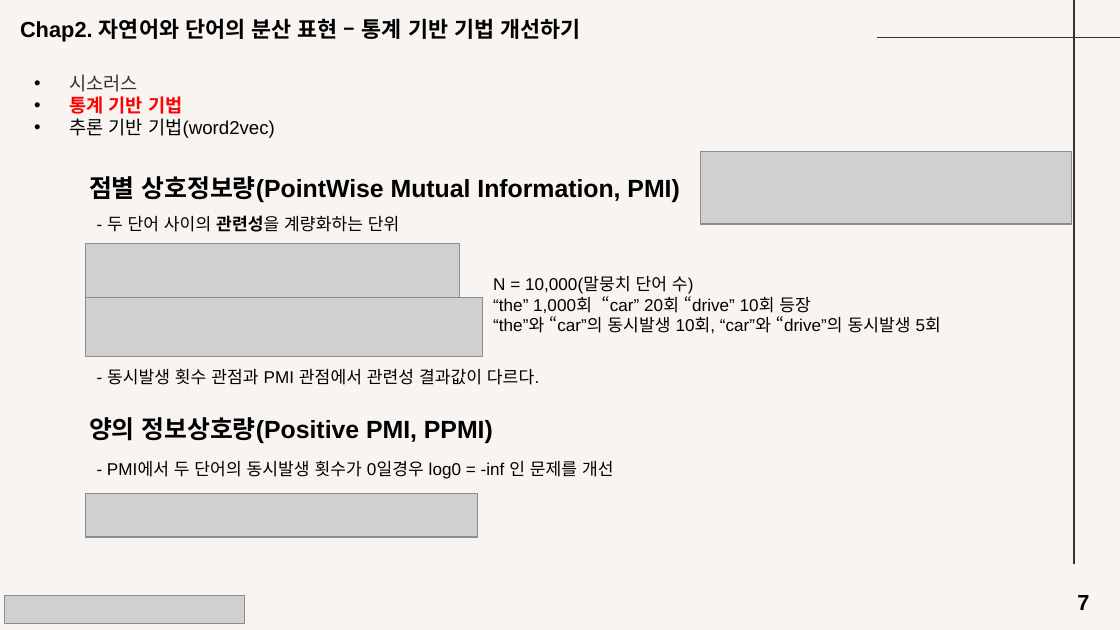
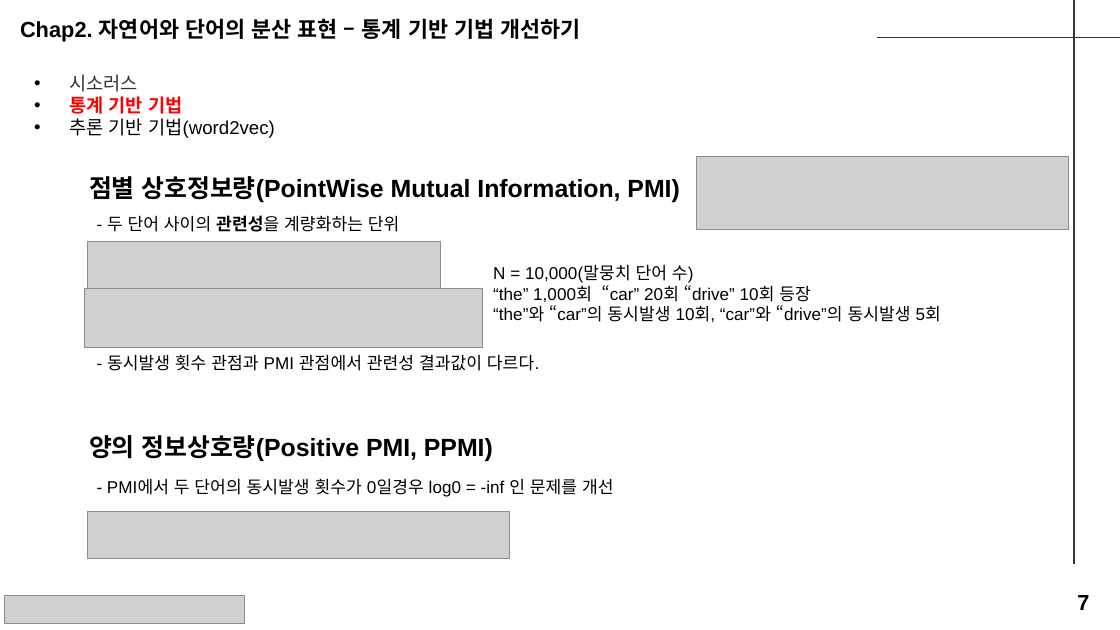
Before and after one commit to seungdeng/Deep-Learning-from-Scratch, a slide deck: slide 7 of study/발표자료/20250220_밑딥2_이승건_chap234발표자료.pptx. Drawn at 1120x630 pixels with LibreOffice and Linux fonts; fonts in the diff are those of the drawing; grey boxes stand for pictures. Boxes give left, top, right and bottom in pixels: in the first picture for what was removed or moved away, otherwise in the second. Text is boxed around its words. In the diff, an @@ line names an element or a change of style, - is before the commit and + after.

```diff
--- a/study/발표자료/20250220_밑딥2_이승건_chap234발표자료.pptx
+++ b/study/발표자료/20250220_밑딥2_이승건_chap234발표자료.pptx
@@ background #F7F4F1 to #FFFFFF @@
@@ picture: place and size @@
-picture at box(701, 151, 1072, 224)
+picture at box(697, 157, 1068, 230)
@@ picture: place and size @@
-picture at box(85, 244, 459, 302)
+picture at box(87, 242, 441, 297)
@@ text "N = 10,000(말뭉치 단어 수)": place and size @@
-text "N = 10,000(말뭉치 단어 수)" at box(493, 276, 941, 333)
+text "N = 10,000(말뭉치 단어 수)" at box(493, 265, 941, 322)
@@ picture: place and size @@
-picture at box(85, 298, 482, 357)
+picture at box(85, 288, 483, 347)
@@ text "- 동시발생 횟수 관점과 PMI ...": place and size @@
-text "- 동시발생 횟수 관점과 PMI ..." at box(107, 368, 539, 385)
+text "- 동시발생 횟수 관점과 PMI ..." at box(107, 354, 539, 371)
@@ text "양의 정보상호량(Positive PMI, PPMI)": place and size @@
-text "양의 정보상호량(Positive PMI, PPMI)" at box(89, 417, 493, 443)
+text "양의 정보상호량(Positive PMI, PPMI)" at box(89, 435, 493, 461)
@@ text "- PMI에서 두 단어의 동시발생 ...": place and size @@
-text "- PMI에서 두 단어의 동시발생 ..." at box(107, 460, 614, 479)
+text "- PMI에서 두 단어의 동시발생 ..." at box(107, 478, 614, 497)
@@ picture removed at box(85, 494, 477, 538) @@
@@ picture added at box(87, 512, 510, 559) @@
```
Also in this commit, not shown: 11 other slides changed, 7 slides added, 6 slides removed, 2 other files.
